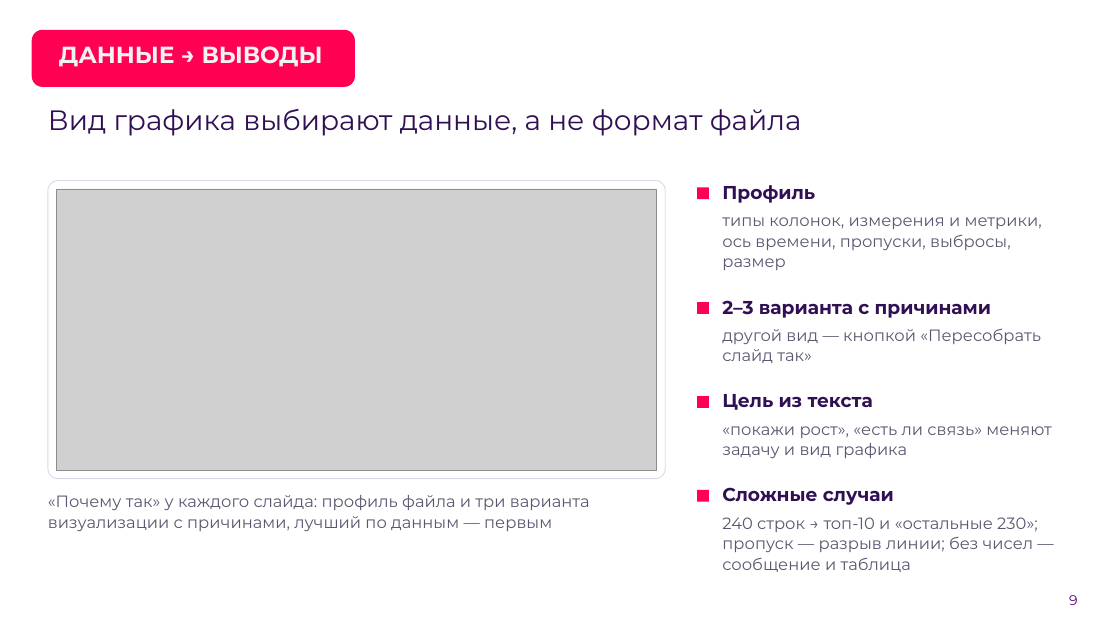
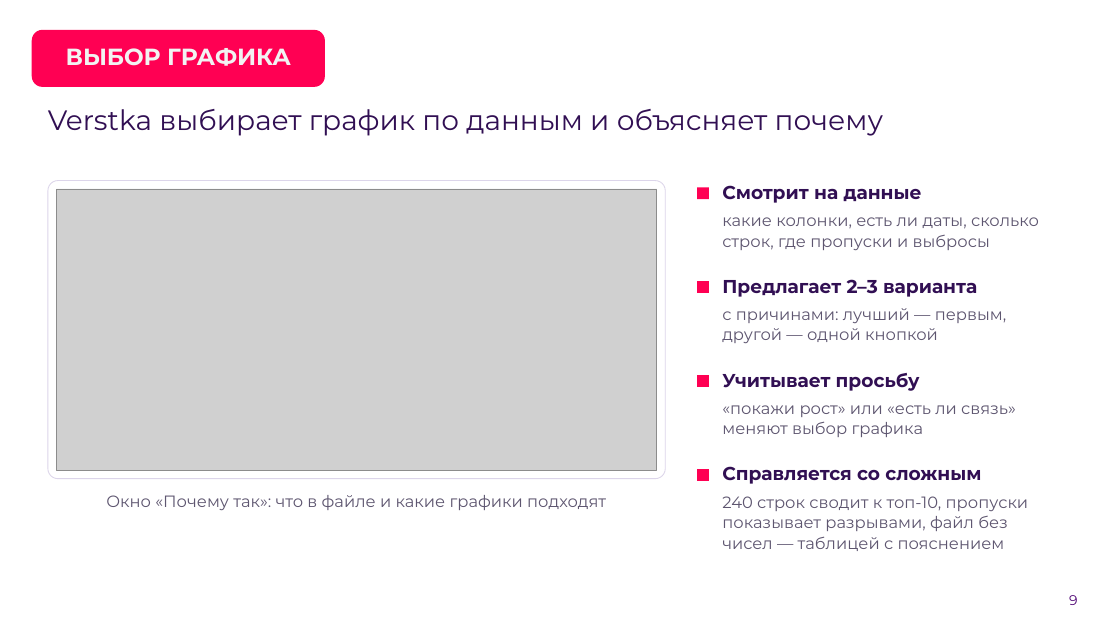
Before and after one commit to hl0pch1k/verstka, a slide deck: slide 9 of docs/presentation/verstka-pitch-stage2.pptx. Drawn at 1120x630 pixels with LibreOffice and Linux fonts; fonts in the diff are those of the drawing; grey boxes stand for pictures; background and template pictures are left out. Boxes give left, top, right and bottom in pixels: in the first picture for what was removed or moved away, otherwise in the second. Text is boxed around its words. In the diff, an @@ line names an element or a change of style, - is before the commit and + after.

```diff
--- a/docs/presentation/verstka-pitch-stage2.pptx
+++ b/docs/presentation/verstka-pitch-stage2.pptx
@@ rounded rectangle resized from (x1=32, y1=29, x2=355, y2=87) to (x1=32, y1=29, x2=325, y2=87) @@
@@ title "ВЫБОР ГРАФИКА" at (x1=66, y1=48, x2=291, y2=66): vertical alignment bottom to middle @@
@@ title at (x1=66, y1=48, x2=291, y2=66): text changed @@
-ДАННЫЕ → ВЫВОДЫ
+ВЫБОР ГРАФИКА
@@ text at (x1=48, y1=109, x2=884, y2=136): text changed @@
-Вид графика выбирают данные, а не формат файла
+Verstka выбирает график по данным и объясняет почему
@@ text at (x1=722, y1=185, x2=922, y2=203): text changed @@
-Профиль
+Смотрит на данные
@@ text at (x1=722, y1=217, x2=1039, y2=250): text changed @@
-типы колонок, измерения и метрики, ось времени, пропуски, выбросы, размер
+какие колонки, есть ли даты, сколько строк, где пропуски и выбросы
@@ text at (x1=722, y1=279, x2=977, y2=297): text changed @@
-2–3 варианта с причинами
+Предлагает 2–3 варианта
@@ text at (x1=722, y1=308, x2=1007, y2=343): text changed @@
-другой вид — кнопкой «Пересобрать слайд так»
+с причинами: лучший — первым, другой — одной кнопкой
@@ text at (x1=722, y1=373, x2=920, y2=391): text changed @@
-Цель из текста
+Учитывает просьбу
@@ text at (x1=722, y1=405, x2=1016, y2=437): text changed @@
-«покажи рост», «есть ли связь» меняют задачу и вид графика
+«покажи рост» или «есть ли связь» меняют выбор графика
@@ 3 rectangles moved together from (x1=697, y1=302, x2=709, y2=502) to (x1=697, y1=281, x2=709, y2=481) @@
@@ text at (x1=722, y1=466, x2=981, y2=484): text changed @@
-Сложные случаи
+Справляется со сложным
@@ text at (x1=106, y1=495, x2=606, y2=510): text changed @@
-«Почему так» у каждого слайда: профиль файла и три варианта визуализации с причинами, лучший по данным — первым
+Окно «Почему так»: что в файле и какие графики подходят
@@ text at (x1=722, y1=496, x2=1029, y2=551): text changed @@
-240 строк → топ-10 и «остальные 230»; пропуск — разрыв линии; без чисел — сообщение и таблица
+240 строк сводит к топ-10, пропуски показывает разрывами, файл без чисел — таблицей с пояснением
```
Also in this commit, not shown: 18 other slides changed, 1 other file.
